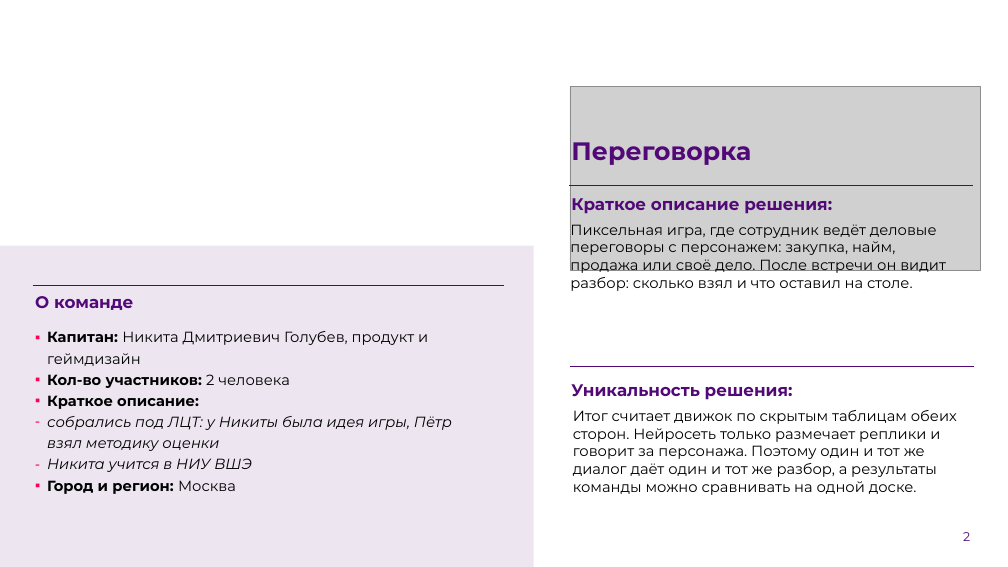
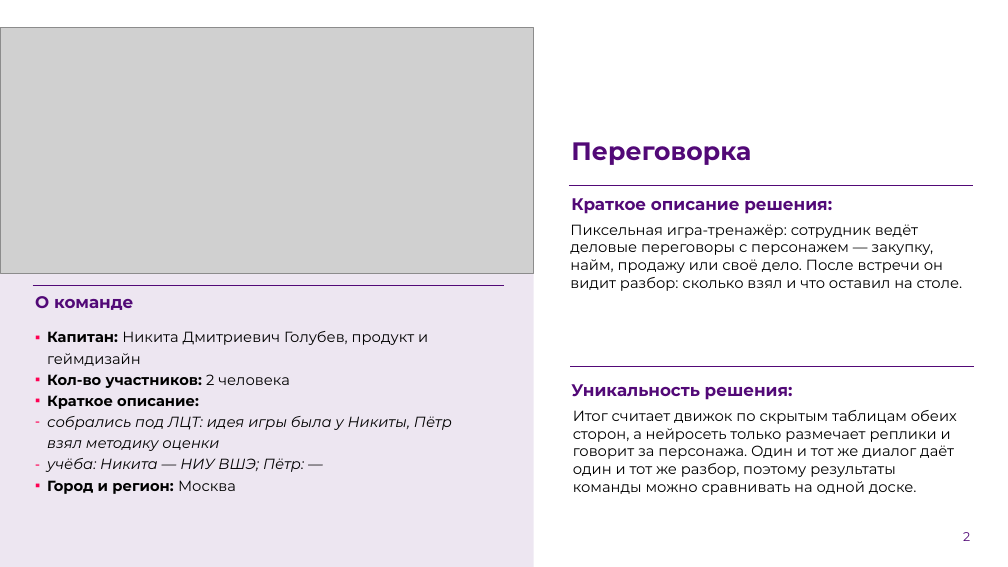
Before and after one commit to 57lol/arena-peregovorov, a slide deck: slide 2 of docs/presentation.pptx. Drawn at 1008x567 pixels with LibreOffice and Linux fonts; fonts in the diff are those of the drawing; grey boxes stand for pictures; background and template pictures are left out. Boxes give left, top, right and bottom in pixels: in the first picture for what was removed or moved away, otherwise in the second. Text is boxed around its words. In the diff, an @@ line names an element or a change of style, - is before the commit and + after.

```diff
--- a/docs/presentation.pptx
+++ b/docs/presentation.pptx
@@ picture: place and size @@
-picture at [570,86,981,270]
+picture at [0,28,534,274]
@@ text at [570,224,963,291]: text changed @@
-Пиксельная игра, где сотрудник ведёт деловые переговоры с персонажем: закупка, найм, продажа или своё дело. После встречи он видит разбор: сколько взял и что оставил на столе.
+Пиксельная игра-тренажёр: сотрудник ведёт деловые переговоры с персонажем — закупку, найм, продажу или своё дело. После встречи он видит разбор: сколько взял и что оставил на столе.
@@ text at [47,416,452,472]: text changed @@
-– собрались под ЛЦТ: у Никиты была идея игры, Пётр взял методику оценки
-– Никита учится в НИУ ВШЭ
+– собрались под ЛЦТ: идея игры была у Никиты, Пётр взял методику оценки
+– учёба: Никита — НИУ ВШЭ; Пётр: —
@@ text at [573,410,957,495]: text changed @@
-Итог считает движок по скрытым таблицам обеих сторон. Нейросеть только размечает реплики и говорит за персонажа. Поэтому один и тот же диалог даёт один и тот же разбор, а результаты команды можно сравнивать на одной доске.
+Итог считает движок по скрытым таблицам обеих сторон, а нейросеть только размечает реплики и говорит за персонажа. Один и тот же диалог даёт один и тот же разбор, поэтому результаты команды можно сравнивать на одной доске.
```
Also in this commit, not shown: 15 other slides changed, 2 slides added, 1 other file.
